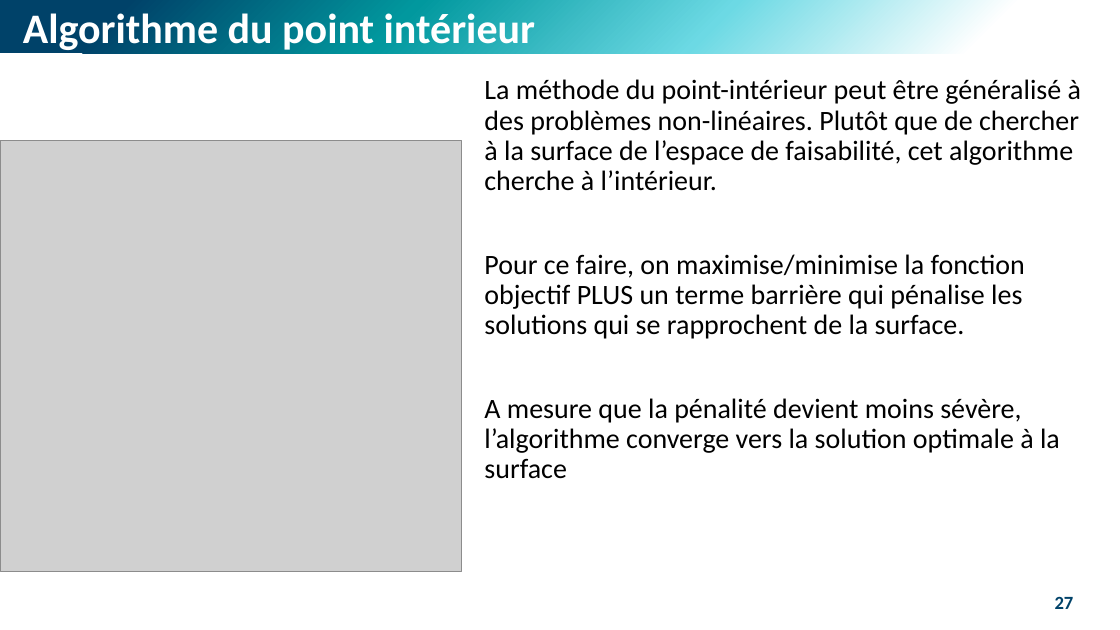
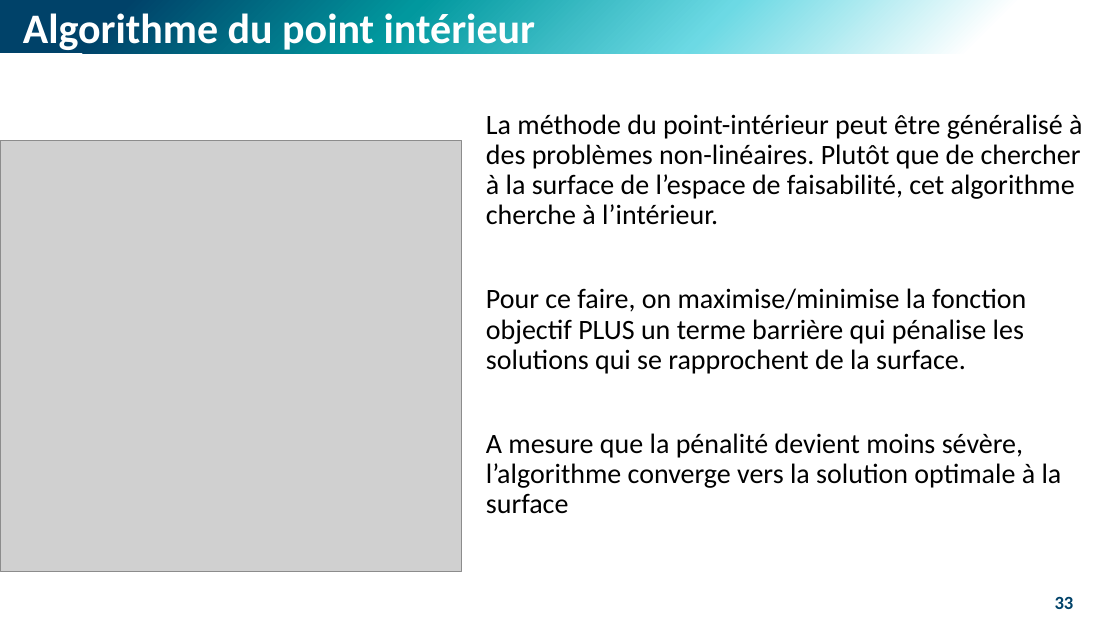
Before and after one commit to M-Berthelin/energy_mod_ISEL_MIX5, a slide deck: slide 33 of slides/2_Opt.pptx (slide 27 before the commit). Drawn at 1120x630 pixels with LibreOffice and Linux fonts; fonts in the diff are those of the drawing; grey boxes stand for pictures. Boxes give left, top, right and bottom in pixels: in the first picture for what was removed or moved away, otherwise in the second. Text is boxed around its words. In the diff, an @@ line names an element or a change of style, - is before the commit and + after.

```diff
--- a/slides/2_Opt.pptx
+++ b/slides/2_Opt.pptx
@@ text "La méthode du point-intérieur peut ...": place and size @@
-text "La méthode du point-intérieur peut ..." at box(484, 79, 1081, 479)
+text "La méthode du point-intérieur peut ..." at box(486, 114, 1082, 514)
@@ page number at box(1055, 596, 1074, 609): text changed @@
-27
+33
```
Also in this commit, not shown: 7 other slides changed, 6 slides added, 6 slides removed, 2 other files.
